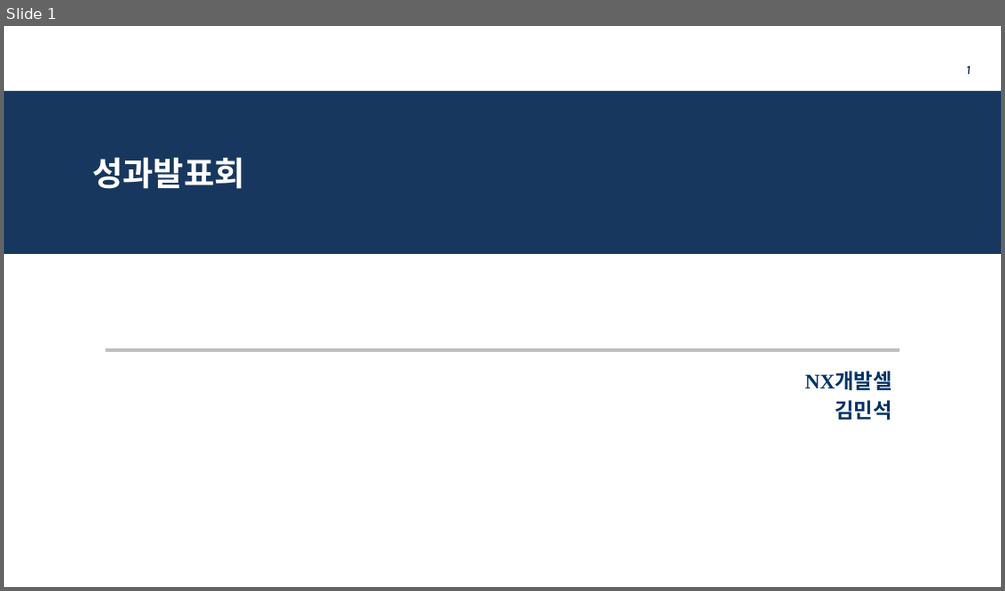
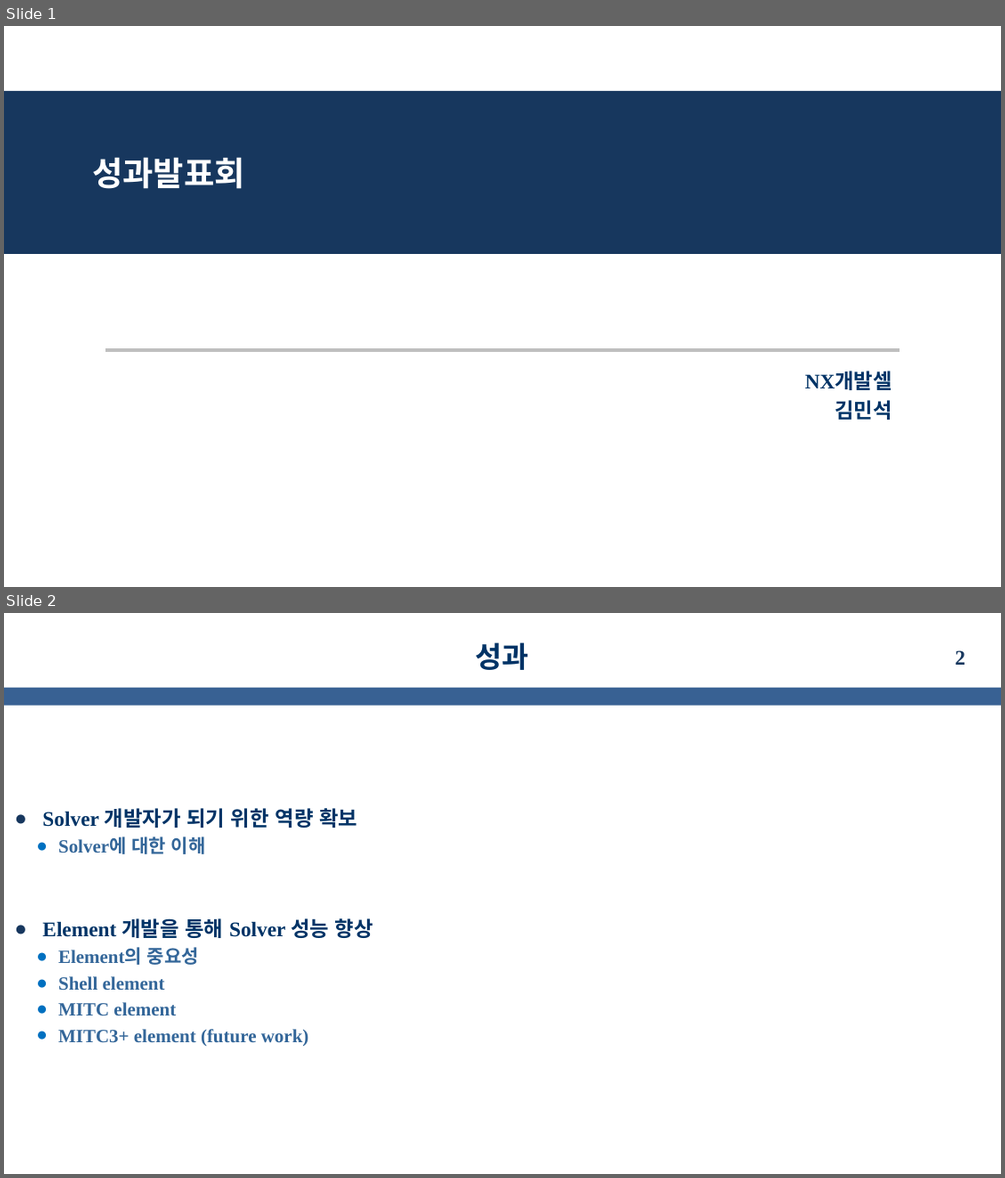
Before and after one commit to kms0523/Study, a slide deck: 발표자료/성과발표(중간).pptx. Shown one above the other, each under a label of ours: slide 1 before the commit, slides 1 and 2 after it. The pictures are 1005x591 and 1005x1178 pixels, drawn with LibreOffice and Linux fonts; fonts in the diff are those of the drawing; background and template pictures are left out. Boxes give left, top, right and bottom in pixels: in the first picture for what was removed or moved away, otherwise in the second. Text is boxed around its words. In the diff, an @@ line names an element or a change of style, - is before the commit and + after.

```diff
--- a/발표자료/성과발표(중간).pptx
+++ b/발표자료/성과발표(중간).pptx
@@ slide 2 added at (4,613,1001,1174), background #FFFFFF @@
@@ title added at (476,642,529,670), 28 pt, text #003366, bold @@
+성과
@@ page number added at (955,650,965,665), 20 pt, text #17375E, bold @@
+2
@@ rectangle added at (4,688,1001,706), fill #386193 @@
@@ text added at (42,808,373,1046), 18 pt, text #336699, bold @@
+● Solver 개발자가 되기 위한 역량 확보
+  ● Solver에 대한 이해
+● Element 개발을 통해 Solver 성능 향상
+  ● Element의 중요성
+  ● Shell element
+  ● MITC element
+  ● MITC3+ element (future work)
@@ slide 1 changed as well @@
@@ page number removed at (966,66,970,74) @@
-1
```
Also in this commit, not shown: 1 other slide changed, 7 other slides added, 3 slides removed, 4 other files.
